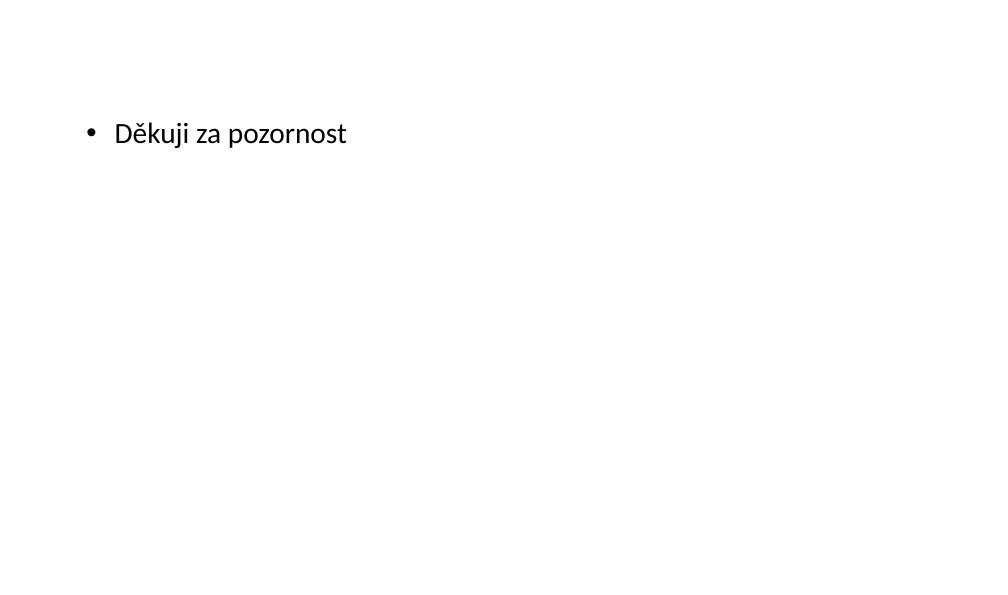
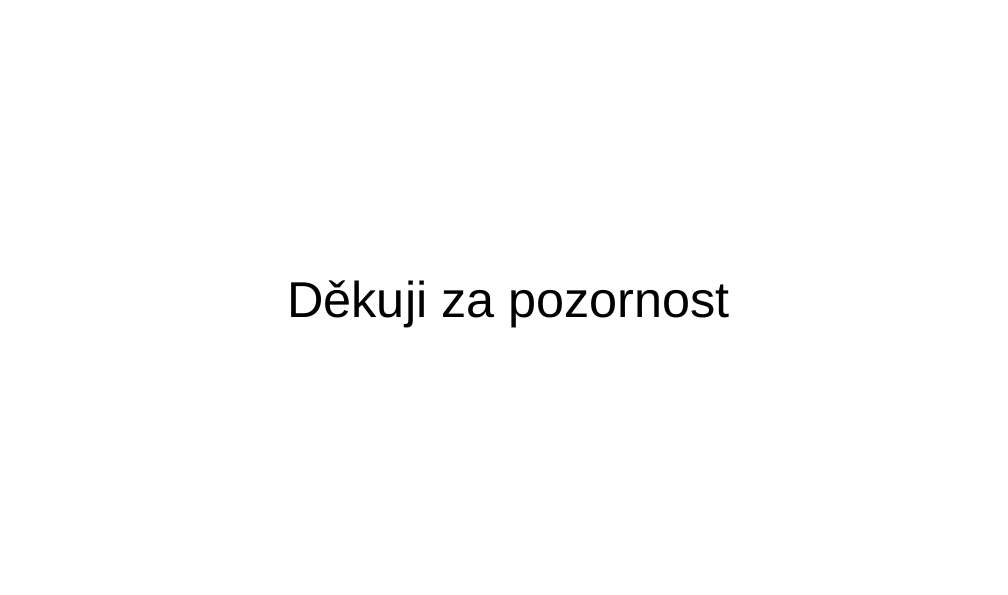
Before and after one commit to pjocesoj/bakalarka-git, a slide deck: slide 11 of prezentace/obhajoba.pptx. Drawn at 1008x595 pixels with LibreOffice and Linux fonts; fonts in the diff are those of the drawing; background and template pictures are left out. Boxes give left, top, right and bottom in pixels: in the first picture for what was removed or moved away, otherwise in the second. Text is boxed around its words. In the diff, an @@ line names an element or a change of style, - is before the commit and + after.

```diff
--- a/prezentace/obhajoba.pptx
+++ b/prezentace/obhajoba.pptx
@@ text "Děkuji za pozornost": place and size @@
-text "Děkuji za pozornost" at bbox=[115, 122, 347, 148]
+text "Děkuji za pozornost" at bbox=[287, 280, 730, 327]
@@ text "Děkuji za pozornost" at bbox=[287, 280, 730, 327]: size 28 to 48 pt, font Calibri to Arial; bullet • to none; line spacing 0.9 to 1; less space between paragraphs @@
```
Also in this commit, not shown: 4 other slides changed.
